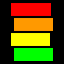
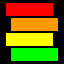
Layers edited between the first and the second 64x64 image:
renamed "Layer 3" to "Layer 5", moved it above "Layer 6", painted on it over (6, 3, 53, 16)
renamed "Layer 3 copy" to "Layer 6", moved it above "Layer 7", painted on it over (11, 18, 58, 31)
renamed "Layer 3 copy 2" to "Layer 7", moved it above "Layer 8", painted on it over (6, 33, 53, 46)
renamed "Layer 3 copy 3" to "Layer 8", painted on it over (11, 48, 58, 61)
